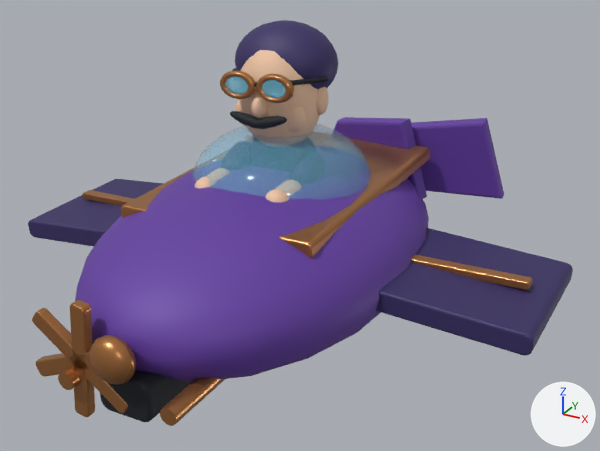
Two versions of the glTF model assets/marksman-3d/models/corki.glb, one commit apart.
The view is the same before and after, from a camera (50 mm lens) standing at (1.73, -2.89, 2.37) and looking at (0.17, -0.06, 0.96). Arrows for +X, +Y and +Z are at lower right; the lights stay in place. The picture after the commit comes second. Both versions are drawn at frame 28 of the action 'Walk'; the numbers are the values there.

In view in the first picture: 'part_10', 'part_32', 'part_33', 'part_35', 'part_38', 'part_40', 'part_43', 'part_47', 'part_48', 'part_7', 'part_8', 'part_9' and 19 more.
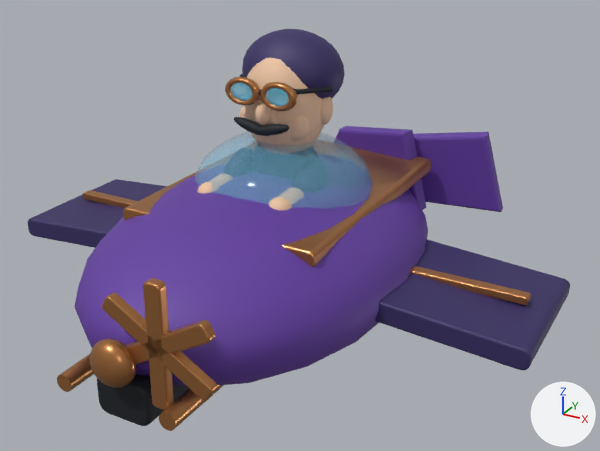
ob_hips is not drawn itself; it is the parent of ob_spine, ob_part_7, ob_part_8, ob_part_9, ob_part_33, ob_part_34, ob_part_35, ob_part_36.
ob_head is not drawn itself; it is the parent of ob_part_10, ob_part_11, ob_part_12, ob_part_13, ob_part_14, ob_part_15, ob_part_16, ob_part_17.
ob_rotor is not drawn itself; it is the parent of ob_part_46, ob_part_47, ob_part_48, ob_part_49.

Location of each change, [x1, y1, x2, y2] in pixels of the pictures (600 x 451 px):
```json
{"object": "part_7", "change": "moved, turned", "before": [75, 172, 429, 382], "after": [75, 175, 428, 387]}
{"object": "part_38", "change": "moved, turned", "before": [376, 228, 573, 356], "after": [375, 239, 570, 370]}
{"object": "part_9", "change": "moved, turned", "before": [192, 124, 371, 200], "after": [194, 132, 373, 209]}
{"object": "part_40", "change": "moved, turned", "before": [411, 118, 504, 199], "after": [413, 132, 503, 212]}
{"object": "part_8", "change": "moved, turned", "before": [121, 138, 430, 258], "after": [123, 147, 431, 267]}
{"object": "part_32", "change": "moved, turned", "before": [235, 20, 338, 89], "after": [242, 29, 344, 99]}
{"object": "part_10", "change": "moved, turned", "before": [238, 50, 320, 137], "after": [243, 58, 324, 145]}
{"object": "part_48", "change": "moved, turned", "before": [70, 300, 95, 417], "after": [143, 278, 174, 410]}
{"object": "part_33", "change": "moved, turned", "before": [28, 179, 164, 247], "after": [28, 179, 167, 248]}
{"object": "part_47", "change": "moved, turned", "before": [32, 308, 128, 414], "after": [102, 293, 218, 401]}
{"object": "part_43", "change": "moved, turned", "before": [100, 370, 191, 422], "after": [97, 374, 189, 426]}
{"object": "part_35", "change": "moved, turned", "before": [334, 117, 427, 199], "after": [336, 126, 426, 210]}
{"object": "part_39", "change": "moved, turned", "before": [411, 254, 533, 290], "after": [410, 266, 531, 305]}
{"object": "part_46", "change": "moved, turned", "before": [36, 350, 93, 377], "after": [126, 320, 216, 364]}
{"object": "part_49", "change": "moved, turned", "before": [89, 335, 136, 384], "after": [90, 338, 136, 388]}
{"object": "part_45", "change": "moved, turned", "before": [160, 378, 225, 426], "after": [159, 385, 224, 431]}
{"object": "part_27", "change": "moved, turned", "before": [256, 74, 294, 103], "after": [260, 82, 297, 111]}
{"object": "part_25", "change": "moved, turned", "before": [220, 70, 256, 99], "after": [225, 77, 260, 105]}
{"object": "part_44", "change": "moved, turned", "before": [58, 369, 79, 390], "after": [57, 354, 94, 392]}
{"object": "part_12", "change": "moved, turned", "before": [287, 107, 306, 132], "after": [289, 116, 309, 141]}
{"object": "part_31", "change": "moved, turned", "before": [252, 116, 287, 128], "after": [254, 124, 289, 136]}
{"object": "part_34", "change": "moved, turned", "before": [82, 190, 134, 206], "after": [83, 190, 138, 208]}
{"object": "part_28", "change": "moved, turned", "before": [262, 80, 285, 98], "after": [266, 88, 289, 107]}
{"object": "part_18", "change": "moved, turned", "before": [316, 87, 329, 115], "after": [320, 97, 333, 125]}
{"object": "part_26", "change": "moved, turned", "before": [225, 76, 248, 95], "after": [230, 83, 252, 101]}
{"object": "part_30", "change": "moved, turned", "before": [230, 111, 267, 129], "after": [234, 117, 270, 136]}
{"object": "part_29", "change": "moved, turned", "before": [232, 68, 328, 87], "after": [240, 74, 333, 95]}
{"object": "part_6", "change": "moved, turned", "before": [266, 189, 289, 203], "after": [269, 197, 292, 210]}
{"object": "part_23", "change": "moved, turned", "before": [252, 96, 266, 118], "after": [255, 103, 270, 125]}
{"object": "part_3", "change": "moved, turned", "before": [194, 177, 209, 188], "after": [197, 182, 212, 193], "on screen": "mostly hidden"}
{"object": "part_11", "change": "moved, turned", "before": [235, 100, 248, 127], "after": [239, 106, 252, 133]}
```

Scene script edits in JSON lines:
```json
{"op": "set", "path": "ob_hips.location", "old": "(0.0, 0.0, 0.822)", "new": "(0.0, 0.0, 0.789)"}
{"op": "set", "path": "ob_hips.rotation_euler", "old": "(0.0145, -0.025, -0.000361)", "new": "(-0.00347, 0.00434, -0.0000151)", "note": "degrees (0.8, -1.4, -0) -> degrees (-0.2, 0.2, -0)"}
{"op": "set", "path": "ob_head.rotation_euler", "old": "(0.0, 0.0, 0.039)", "new": "(0.0, 0.0, -0.00781)", "note": "degrees (0, 0, 2.2) -> degrees (0, 0, -0.4)"}
{"op": "set", "path": "ob_rotor.rotation_euler", "old": "(0.0, -1.968, 0.0)", "new": "(0.0, 1.047, 0.0)", "note": "degrees (0, -113, 0) -> degrees (0, 60, 0)"}
```
